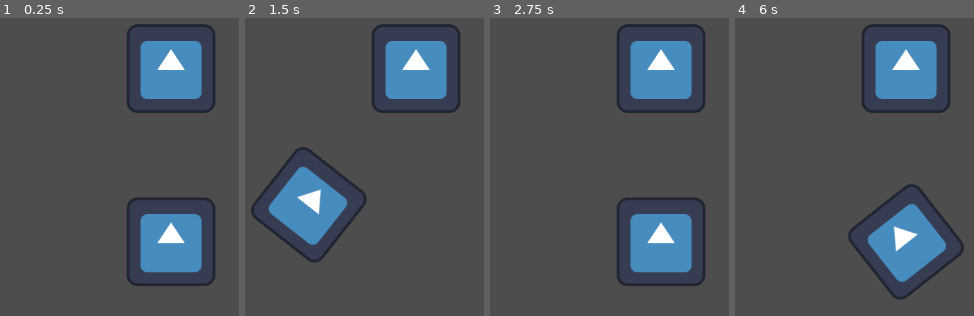
Above: before the commit, frames 1-4 (left to right).
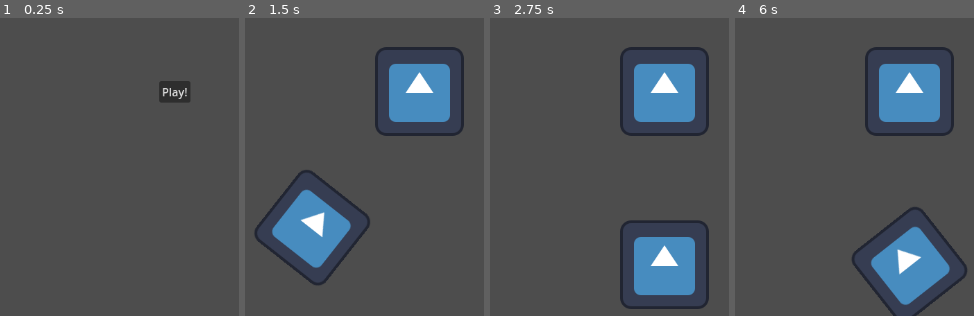
Above: after the commit, the same moments.

Repository: GDbreak/opong
Game: Godot game, scene res://scenes/main.tscn
Two runs of this game, one before a commit and one after it. Both use one fixed random seed, a clock stepped at 60 frames per second and the inputs below. Before the commit the project starts from res://scenes/game.tscn. The engine's default icon, where the game draws it, is replaced by a stand-in: a white triangle on a blue panel in a dark square.
Inputs (mouse positions are in pixels of both pictures, inside the frame that each line leads up to):
- Up to frame 1 (0.25 s): no input
- Up to frame 2 (1.5 s): click (419, 92) at 0.5 s, where only the run after the commit has a clickable "Play!"; tap Enter at 1.25 s; tap A (move_clockwise) at 1.35 s
- Up to frame 3 (2.75 s): tap Space at 2 s; tap D (move_counterclockwise) at 2.1 s
- Up to frame 4 (6 s): tap Enter at 2.75, 4.25 s; tap Left (rotate_clockwise) at 2.85, 5.85 s; tap Space at 3.5, 5 s; tap Right (rotate_counterclockwise) at 3.6 s; tap A (move_clockwise) at 4.35 s; tap D (move_counterclockwise) at 5.1 s

The runs differ from the first frame. In frame 1, 13% of the frame differs, in the area x 53-90%, y 2-90%; in frame 2, 15%, in the area x 2-92%, y 2-90%; in frame 3, 14%; in frame 4, 15%.

Commit message:
more setup based on planning

Diff:
--- a/project.godot
+++ b/project.godot
@@ -11,7 +11,7 @@
 [application]
 
 config/name="O-Pong"
-run/main_scene="res://scenes/game.tscn"
+run/main_scene="res://scenes/main.tscn"
 config/features=PackedStringArray("4.1", "GL Compatibility")
 config/icon="res://icon.svg"
 
--- a/scenes/ball.tscn
+++ b/scenes/ball.tscn
@@ -1,3 +1,15 @@
-[gd_scene format=3 uid="uid://fic3nln6wmvg"]
+[gd_scene load_steps=4 format=3 uid="uid://fic3nln6wmvg"]
 
-[node name="Ball" type="Node2D"]
+[ext_resource type="Script" path="res://scenes/scripts/ball.gd" id="1_cimy6"]
+[ext_resource type="Texture2D" uid="uid://roj4xjl6q53h" path="res://icon.svg" id="2_rk8iq"]
+
+[sub_resource type="CircleShape2D" id="CircleShape2D_0b6dh"]
+
+[node name="Ball" type="RigidBody2D"]
+script = ExtResource("1_cimy6")
+
+[node name="Sprite2D" type="Sprite2D" parent="."]
+texture = ExtResource("2_rk8iq")
+
+[node name="CollisionShape2D" type="CollisionShape2D" parent="."]
+shape = SubResource("CircleShape2D_0b6dh")
--- a/scenes/game.tscn
+++ b/scenes/game.tscn
@@ -7,7 +7,16 @@
 [node name="Game" type="Node"]
 script = ExtResource("1_5i4ny")
 
-[node name="Goal" parent="." instance=ExtResource("3_7tyww")]
-position = Vector2(571, 291)
+[node name="Control" type="Control" parent="."]
+layout_mode = 3
+anchors_preset = 8
+anchor_left = 0.5
+anchor_top = 0.5
+anchor_right = 0.5
+anchor_bottom = 0.5
+grow_horizontal = 2
+grow_vertical = 2
 
-[node name="Paddle" parent="Goal" instance=ExtResource("1_1825a")]
+[node name="Goal" parent="Control" instance=ExtResource("3_7tyww")]
+
+[node name="Paddle" parent="Control/Goal" instance=ExtResource("1_1825a")]
--- /dev/null
+++ b/scenes/main.tscn
@@ -0,0 +1,9 @@
+[gd_scene load_steps=3 format=3 uid="uid://bsc3biekxpijm"]
+
+[ext_resource type="Script" path="res://scenes/scripts/main.gd" id="1_3ahd0"]
+[ext_resource type="PackedScene" uid="uid://dl1unxtue8ru7" path="res://scenes/main_menu.tscn" id="1_kr1p0"]
+
+[node name="Main" type="Node"]
+script = ExtResource("1_3ahd0")
+
+[node name="MainMenu" parent="." instance=ExtResource("1_kr1p0")]
--- a/scenes/main_menu.tscn
+++ b/scenes/main_menu.tscn
@@ -1,3 +1,27 @@
-[gd_scene format=3 uid="uid://dl1unxtue8ru7"]
+[gd_scene load_steps=2 format=3 uid="uid://dl1unxtue8ru7"]
 
-[node name="main_menu" type="Node2D"]
+[ext_resource type="Script" path="res://scenes/scripts/main_menu.gd" id="1_v0tjh"]
+
+[node name="MainMenu" type="Control"]
+layout_mode = 3
+anchors_preset = 15
+anchor_right = 1.0
+anchor_bottom = 1.0
+grow_horizontal = 2
+grow_vertical = 2
+script = ExtResource("1_v0tjh")
+
+[node name="Play" type="Button" parent="."]
+layout_mode = 1
+anchors_preset = 8
+anchor_left = 0.5
+anchor_top = 0.5
+anchor_right = 0.5
+anchor_bottom = 0.5
+offset_left = -22.5
+offset_top = -15.5
+offset_right = 22.5
+offset_bottom = 15.5
+grow_horizontal = 2
+grow_vertical = 2
+text = "Play!"
--- /dev/null
+++ b/scenes/scripts/ball.gd
@@ -0,0 +1,18 @@
+class_name Ball
+extends RigidBody2D
+## The ball!
+##
+## TBD
+
+@export var speed : int = 400
+
+func _ready():
+	pass # Replace with function body.
+
+func _process_physics(delta):
+	pass
+#	self.velocity = position.direction_to(target) * speed
+#	move_and_slide()
+
+func serve():
+	pass
--- a/scenes/scripts/goal.gd
+++ b/scenes/scripts/goal.gd
@@ -10,7 +10,7 @@
 	pass # Replace with function body.
 
 # Called every frame. 'delta' is the elapsed time since the previous frame.
-func _process(delta):
+func _process(_delta):
 	pass
 
 func grow():
--- /dev/null
+++ b/scenes/scripts/main.gd
@@ -0,0 +1,8 @@
+class_name Main
+extends Node
+## The root node of the game.
+##
+## TBD
+
+func _ready():
+	pass # Replace with function body.
--- /dev/null
+++ b/scenes/scripts/main_menu.gd
@@ -0,0 +1,19 @@
+class_name MainMenu
+extends Control
+
+
+@onready var play_button : Button = $Play
+@onready var game_scene : PackedScene = preload(game_scene_path)
+const game_scene_path : String = "res://scenes/game.tscn"
+
+func _ready():
+	play_button.pressed.connect(_start_game)
+
+# Called every frame. 'delta' is the elapsed time since the previous frame.
+func _process(_delta):
+	pass
+
+func _start_game():
+	var current_scene = game_scene.instantiate()
+	get_tree().get_root().add_child(current_scene)
+	self.queue_free()
Not shown: 1 places in scenes/track.tscn that only renumber resources
